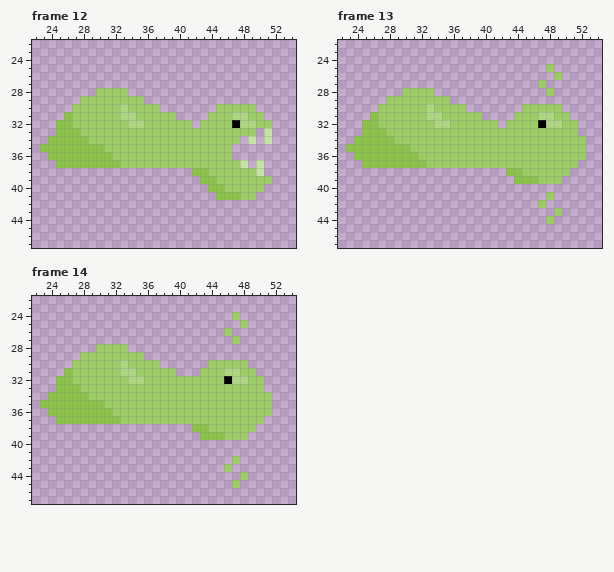
One commit to this pixel-art file: Assets/Sprites/Enemy/Slime/Bite/Slime_Bite_Right.aseprite. The picture above was drawn from the file before the commit.
64x64 pixels, 15 frames. Shown: frame 12: x 22..54, y 22..47; frame 13: x 22..54, y 22..47; frame 14: x 22..54, y 22..47. The commit also changed other frames, which this record leaves out.
And afterwards:
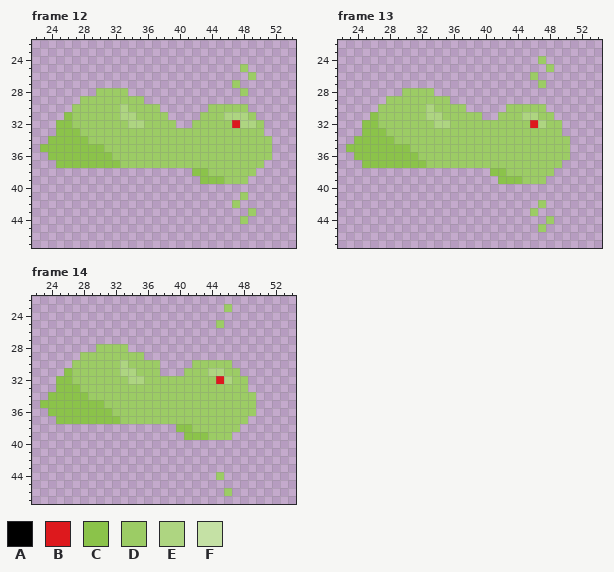
Palette (. is transparent): A #000000  B #dd191d  C #8bc34a  D #9ccc65  E #aed581  F #c5e1a5
Change:
Changed rows in their new state; - is an unchanged pixel.
Frame 12, layers "FX", "Face", "Body":
first column x 39:
25 ---------D---
26 ----------D--
27 --------D----
28 ---------D---
30 -----D----.--
31 .---D--E---.-
32 -..D----B---.
33 -----------D.
34 ---------DDDD
35 --------DDDDD
36 --------DDDDD
37 ---------DDD-
38 -----------.-
39 ------C---...
40 -----.......-
41 ------...-.--
42 --------D----
43 ----------D--
44 ---------D---
Frame 13, layers "FX", "Face", "Body":
first column x 41:
24 ------D-----
26 -----D--.---
28 -------.----
30 --DD---..---
31 -DD-EEDD..--
32 -D---BEDD..-
33 ---------..-
34 ----------..
35 ----------..
36 ----------..
37 ---------..-
38 CCDD----..--
39 -CC-DD-..---
41 -------.----
43 -----D--.---
45 ------D-----
Frame 14, layers "FX", "Face", "Body":
first column x 38:
23 --------D-----
24 ---------.----
25 -------D--.---
26 --------.-----
27 ---------.----
30 ----DD---..---
31 ..-DD-EEDD..--
32 -------BEDD..-
33 -----------..-
34 ------------..
35 ------------..
36 ------------..
37 -----------..-
38 --CCDD----..--
39 ---CC-DD-..---
42 ---------.----
43 --------.-----
44 -------D--.---
45 ---------.----
46 --------D-----
Changed places in both pictures, as pixel boxes (x1, y1, x2, y2):
changed: (168, 64, 272, 224)
changed: (490, 56, 586, 232)
changed: (160, 304, 272, 496)
